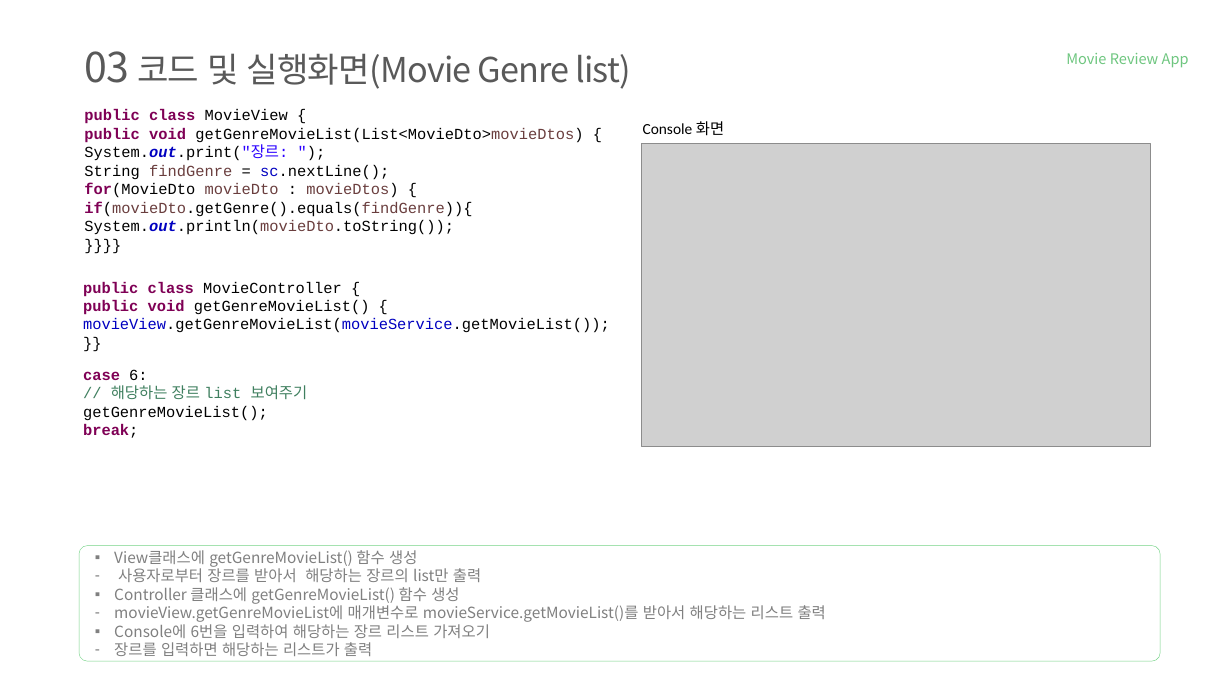
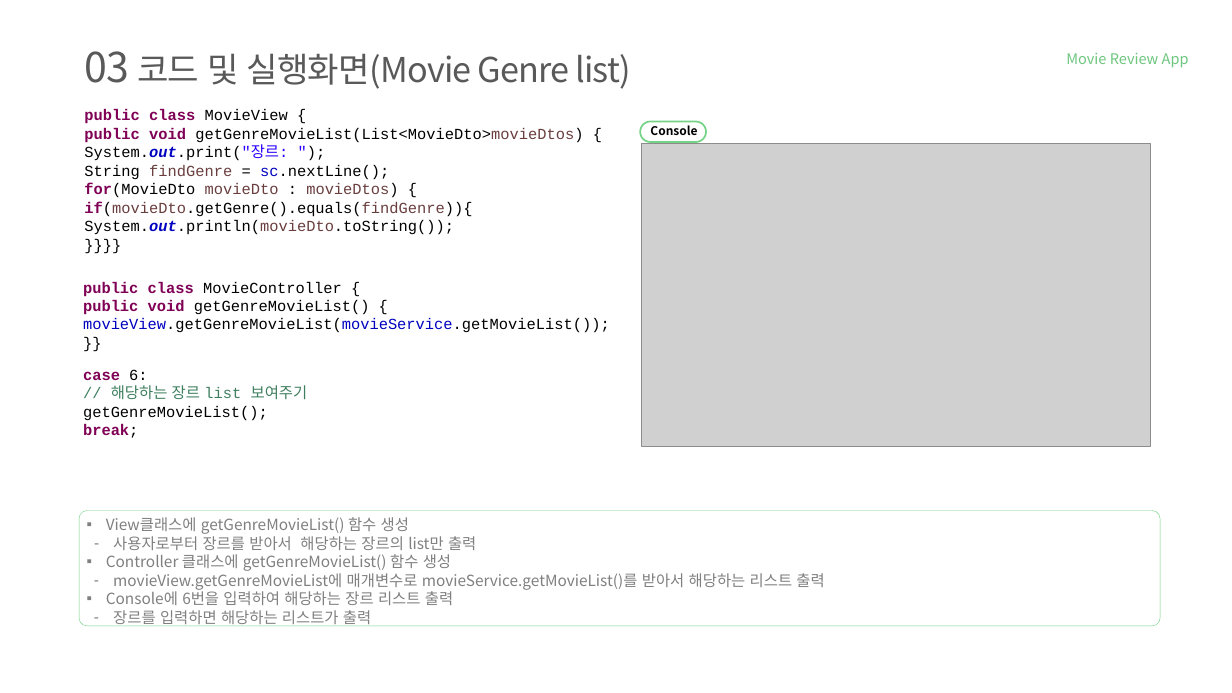
Before and after one commit to tnwjd121/MovieApp, a slide deck: slide 19 of ppt/국비(정보처리기능사)_백수정.pptx. Drawn at 1232x693 pixels with LibreOffice and Linux fonts; fonts in the diff are those of the drawing; grey boxes stand for pictures; background and template pictures are left out. Boxes give left, top, right and bottom in pixels: in the first picture for what was removed or moved away, otherwise in the second. Text is boxed around its words. In the diff, an @@ line names an element or a change of style, - is before the commit and + after.

```diff
--- a/ppt/국비(정보처리기능사)_백수정.pptx
+++ b/ppt/국비(정보처리기능사)_백수정.pptx
@@ rounded rectangle added at [640, 121, 706, 142], outline #75D387 2 pt @@
@@ text at [650, 125, 697, 135]: text changed; size 18 to 14 pt; font Calibri to Noto Sans CJK KR; bold on @@
-Console 화면
+Console
@@ rounded rectangle: place and size @@
-rounded rectangle at [79, 546, 1160, 661]
+rounded rectangle at [79, 511, 1160, 626]
@@ text "View클래스에 getGenreMovieList() 함수 생성": place and size @@
-text "View클래스에 getGenreMovieList() 함수 생성" at [114, 550, 826, 656]
+text "View클래스에 getGenreMovieList() 함수 생성" at [106, 517, 824, 626]
@@ text at [113, 533, 824, 626]: indent changed @@
@@ text at [106, 589, 453, 605]: text changed @@
-▪ Console에 6번을 입력하여 해당하는 장르 리스트 가져오기
+▪ Console에 6번을 입력하여 해당하는 장르 리스트 출력
```
Also in this commit, not shown: 19 other slides changed.
